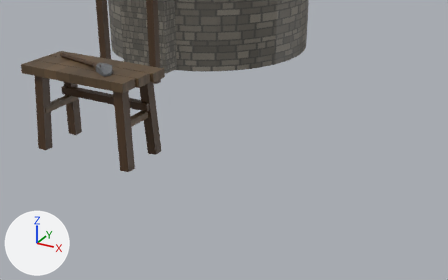
A saved change to the Blender file Assets/BronzeHouse/bronze.blend.
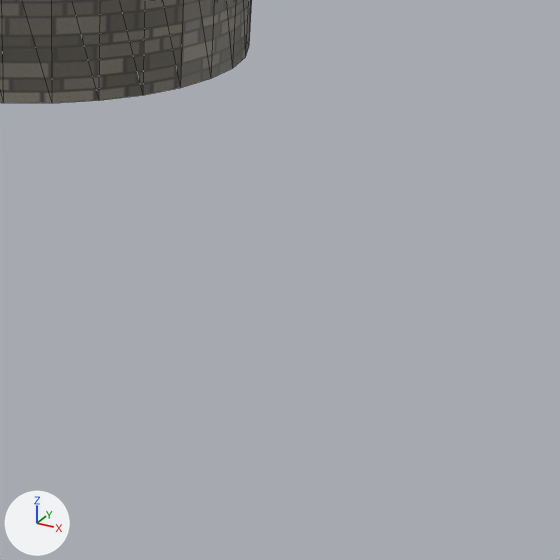
Each version appears first from a camera (50 mm lens) standing at (8.45, -79.51, 2.57) and looking at (6.24, -75.5, 0.57), and next in a close-up on the part from 43% to 100% of the width and 9% to 100% of the height. The lights are fixed; the arrows at lower left show +X, +Y and +Z. The last two pictures show the newer version. The close-ups show mesh edges as thin lines.

The older version as bpy lines, for what is in view:
```python
me_bronze_porched = bpy.data.meshes.new('bronze-porched')
me_bronze_porched.from_pydata(...)  # 1912 vertices, 940 faces; spans x -3.29..3.17, y -4.55..3.23, z -1.85..5.28
me_bronze_porched.materials.append(mat_atlas)  # picture img_atlas_flipped_png
ob_bronze_porched = bpy.data.objects.new('bronze-porched', me_bronze_porched)
ob_bronze_porched.location = (0.0, -65.0, 0.0)
```
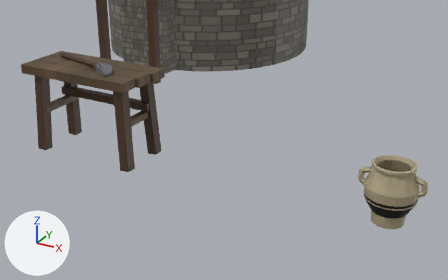
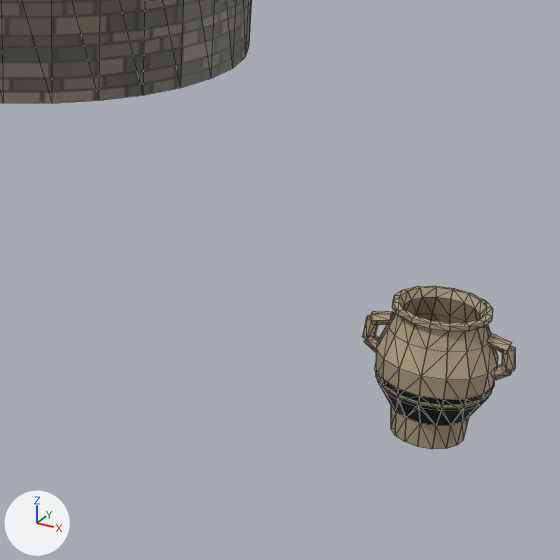
Boxes (x1, y1, x2, y2) around the edits, measured in the close-ups (560 x 560 px):
'bronze-prop-cookpot', added (yellow)
    after: (362, 286, 515, 449)

The change, as a diff of the scene's bpy script:
```diff
--- a/Assets/BronzeHouse/bronze.blend.py
+++ b/Assets/BronzeHouse/bronze.blend.py
@@ me_bronze_prop_cookpot @@
+me_bronze_prop_cookpot.from_pydata(...)  # 1416 vertices, 656 faces; spans x -0.277..0.277, y -0.205..0.205, z -0.085..0.44
+me_bronze_prop_cookpot.materials.append(mat_atlas)  # picture img_atlas_flipped_png
@@ ob_bronze_prop_cookpot @@
+ob_bronze_prop_cookpot = bpy.data.objects.new('bronze-prop-cookpot', me_bronze_prop_cookpot)
+ob_bronze_prop_cookpot.location = (7.5, -75.0, 0.0)
```
